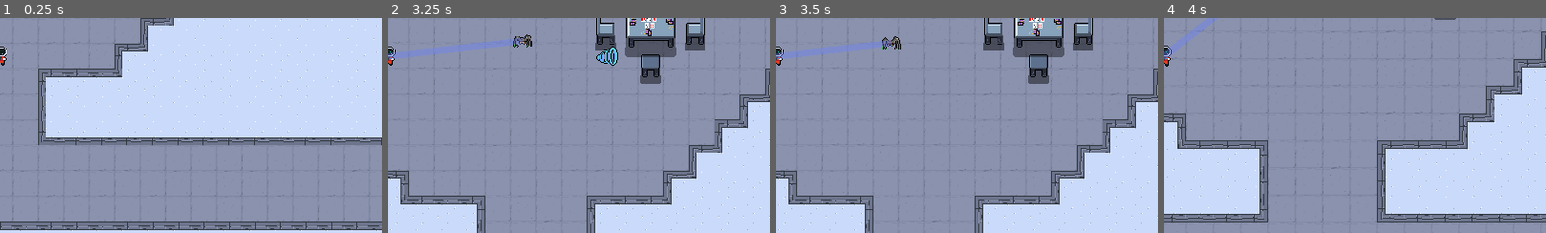
Above: before the commit, frames 1-4 (left to right).
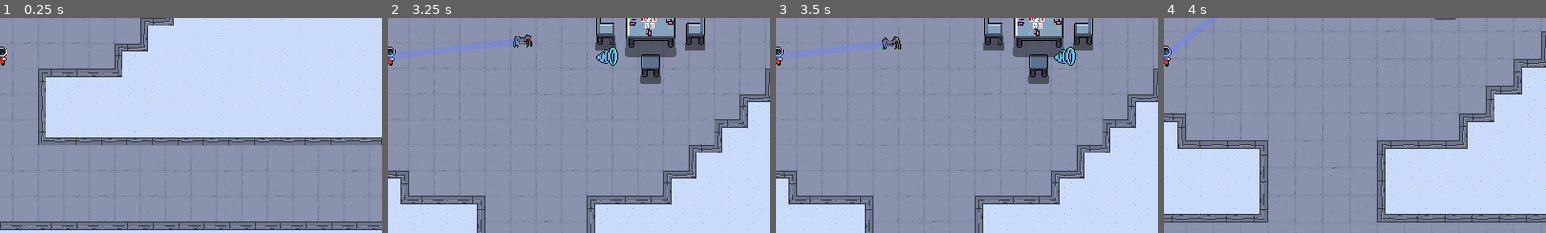
Above: after the commit, the same moments.

Repository: amr-ff-dev/moonshot-titan
Game: Godot game, scene res://levels/titan/titan.tscn
Two runs of this game, one before a commit and one after it. Both use one fixed random seed, a clock stepped at 60 frames per second and the inputs below.
Inputs (mouse positions are % of the whole screen's width and height, from its top left):
- Up to frame 1 (0.25 s): no input
- Up to frame 2 (3.25 s): tap Enter at 0.5 s; move the mouse to (45, 70) at 0.52 s; press the mouse at (45, 70) at 0.53 s; hold W (up) 0.53-2.03 s; move the mouse to (80, 65) at 1.27 s; release the mouse at (80, 65) at 1.28 s; tap Mouse wheel up (zoom_in) at 1.35 s; tap Space at 2 s; move the mouse to (20, 35) at 2.02 s; hold Mouse wheel down (zoom_out) 2.03-2.78 s; hold A (left) from 2.03 s (still down); move the mouse to (55, 50) at 2.77 s; click (55, 50) at 2.85 s
- Up to frame 3 (3.5 s): keep holding A (left)
- Up to frame 4 (4 s): move the mouse to (35, 25) at 3.52 s; release A (left) at 3.53 s; hold S (down) from 3.53 s (still down); hold Mouse wheel up (zoom_in) from 3.53 s (still down)
The pictures show only the part of the screen within x 50-100%, y 41-91%; the shares and areas given below are measured in that part.

Frames 1-2 are identical in both runs. In frame 3, 0.3% of the frame differs, in the area x 72-79%, y 13-23%; in frame 4, nothing differs.

Commit message:
#42 made hazards capture enemies on collision and disable hazard for other enemies

Diff:
--- a/moonshot-titan/characters/enemies/spider/spider.tscn
+++ b/moonshot-titan/characters/enemies/spider/spider.tscn
@@ -13,7 +13,7 @@
 
 [node name="Spider" type="KinematicBody2D"]
 collision_layer = 4
-collision_mask = 31
+collision_mask = 127
 script = ExtResource( 3 )
 __meta__ = {
 "_edit_group_": true
--- a/moonshot-titan/characters/enemies/spider/spider_recoil.gd
+++ b/moonshot-titan/characters/enemies/spider/spider_recoil.gd
@@ -19,8 +19,16 @@
 	match collision.collider.get_collision_layer():
 		Titan.CollisionLayers.HAZARD:
 			spider.change_state(SpiderDead.new())
-		Titan.CollisionLayers.OBSTACLE, Titan.CollisionLayers.WALL, Titan.CollisionLayers.ENEMY:
+			disable_hazard_for_enemies(collision.collider)
+			move_enemy_to_hazard(spider, collision.collider)
+		Titan.CollisionLayers.OBSTACLE, Titan.CollisionLayers.WALL, Titan.CollisionLayers.ENEMY, Titan.CollisionLayers.PLAYER_HAZARD:
 			idle_or_chase(spider)
+
+func move_enemy_to_hazard(spider, hazard):
+	spider.position = hazard.position
+
+func disable_hazard_for_enemies(hazard):
+	hazard.set_collision_layer(Titan.CollisionLayers.PLAYER_HAZARD)
 
 func idle_or_chase(spider):
 	if spider.get_node("PlayerDetection").get_overlapping_bodies().size() > 1:
--- a/moonshot-titan/characters/player/player.gd
+++ b/moonshot-titan/characters/player/player.gd
@@ -35,10 +35,11 @@
 func collide(collision):
 	if !collision or dead:
 		return
+	print(collision.collider.get_collision_layer())
 	match collision.collider.get_collision_layer():
 		Titan.CollisionLayers.WALL, Titan.CollisionLayers.OBSTACLE:
 			stop_collision()
-		Titan.CollisionLayers.ENEMY, Titan.CollisionLayers.HAZARD:
+		Titan.CollisionLayers.ENEMY, Titan.CollisionLayers.HAZARD, Titan.CollisionLayers.PLAYER_HAZARD:
 			die_collision()
 
 func stop_collision():
--- a/moonshot-titan/levels/crew_quarters/crew_quarters.tscn
+++ b/moonshot-titan/levels/crew_quarters/crew_quarters.tscn
@@ -56,41 +56,48 @@
 
 [node name="Player" parent="." instance=ExtResource( 12 )]
 position = Vector2( 336, 720 )
-collision_mask = 53
+collision_mask = 117
 
 [node name="Spider" parent="." instance=ExtResource( 4 )]
 position = Vector2( 480, 400 )
-collision_mask = 63
 nav_2d_path = NodePath("../../CrewQuarters/Navigation2D")
 
 [node name="Stool1" parent="." instance=ExtResource( 13 )]
+collision_layer = 64
 
 [node name="Stool2" parent="." instance=ExtResource( 13 )]
 position = Vector2( 344, 272 )
+collision_layer = 64
 
 [node name="Stool3" parent="." instance=ExtResource( 13 )]
 position = Vector2( 400, 320 )
+collision_layer = 64
 
 [node name="Stool4" parent="." instance=ExtResource( 13 )]
 position = Vector2( 464, 480 )
+collision_layer = 64
 
 [node name="Stool5" parent="." instance=ExtResource( 13 )]
 position = Vector2( 464, 576 )
+collision_layer = 64
 
 [node name="Chair1" parent="." instance=ExtResource( 10 )]
 position = Vector2( 408, 528 )
+collision_layer = 64
 
 [node name="Chair2" parent="." instance=ExtResource( 10 )]
 position = Vector2( 520, 528 )
+collision_layer = 64
 flip_horizontal = true
 
 [node name="Chair3" parent="." instance=ExtResource( 10 )]
 position = Vector2( 456, 272 )
+collision_layer = 64
 flip_horizontal = true
 
 [node name="Table" type="StaticBody2D" parent="."]
 position = Vector2( 400, 272 )
-collision_layer = 32
+collision_layer = 64
 __meta__ = {
 "_edit_group_": true
 }
@@ -104,7 +111,7 @@
 
 [node name="Table2" type="StaticBody2D" parent="."]
 position = Vector2( 464, 528 )
-collision_layer = 32
+collision_layer = 64
 __meta__ = {
 "_edit_group_": true
 }
@@ -118,31 +125,40 @@
 
 [node name="Bed1" parent="." instance=ExtResource( 14 )]
 position = Vector2( 112, 208 )
+collision_layer = 64
 
 [node name="Bed2" parent="." instance=ExtResource( 14 )]
 position = Vector2( 112, 304 )
+collision_layer = 64
 
 [node name="Bed3" parent="." instance=ExtResource( 14 )]
 position = Vector2( 112, 400 )
+collision_layer = 64
 
 [node name="Bed4" parent="." instance=ExtResource( 14 )]
 position = Vector2( 112, 496 )
+collision_layer = 64
 
 [node name="Bed5" parent="." instance=ExtResource( 14 )]
 position = Vector2( 112, 592 )
+collision_layer = 64
 
 [node name="Bed6" parent="." instance=ExtResource( 14 )]
 position = Vector2( 48, 304 )
+collision_layer = 64
 
 [node name="Bed7" parent="." instance=ExtResource( 14 )]
 position = Vector2( 48, 400 )
+collision_layer = 64
 
 [node name="Bed8" parent="." instance=ExtResource( 14 )]
 position = Vector2( 48, 496 )
+collision_layer = 64
 
 [node name="LockerRows" type="StaticBody2D" parent="."]
 position = Vector2( 320, 85 )
-collision_layer = 32
+collision_layer = 64
+collision_mask = 15
 __meta__ = {
 "_edit_group_": true
 }
--- a/moonshot-titan/levels/medical_bay/medical_bay.tscn
+++ b/moonshot-titan/levels/medical_bay/medical_bay.tscn
@@ -41,35 +41,39 @@
 
 [node name="Spider" parent="." instance=ExtResource( 2 )]
 position = Vector2( 488, 384 )
-collision_mask = 63
 nav_2d_path = NodePath("../Navigation2D")
 
 [node name="Spider2" parent="." instance=ExtResource( 2 )]
 position = Vector2( 144, 416 )
-collision_mask = 63
 nav_2d_path = NodePath("../Navigation2D")
 
 [node name="Bed" parent="." instance=ExtResource( 5 )]
 position = Vector2( 112, 296 )
+collision_layer = 64
 
 [node name="Bed2" parent="." instance=ExtResource( 5 )]
 position = Vector2( 176, 296 )
+collision_layer = 64
 
 [node name="Bed3" parent="." instance=ExtResource( 5 )]
 position = Vector2( 240, 296 )
+collision_layer = 64
 
 [node name="Bed4" parent="." instance=ExtResource( 5 )]
 position = Vector2( 464, 296 )
+collision_layer = 64
 
 [node name="Bed5" parent="." instance=ExtResource( 5 )]
 position = Vector2( 528, 296 )
+collision_layer = 64
 
 [node name="Bed6" parent="." instance=ExtResource( 5 )]
 position = Vector2( 592, 296 )
+collision_layer = 64
 
 [node name="MedicalLocker" type="KinematicBody2D" parent="."]
 position = Vector2( 200, 112 )
-collision_layer = 32
+collision_layer = 64
 __meta__ = {
 "_edit_group_": true
 }
@@ -83,7 +87,7 @@
 
 [node name="MedicalLocker2" type="KinematicBody2D" parent="."]
 position = Vector2( 232, 112 )
-collision_layer = 32
+collision_layer = 64
 __meta__ = {
 "_edit_group_": true
 }
@@ -97,7 +101,7 @@
 
 [node name="MedicalLocker3" type="KinematicBody2D" parent="."]
 position = Vector2( 400, 112 )
-collision_layer = 32
+collision_layer = 64
 __meta__ = {
 "_edit_group_": true
 }
@@ -111,7 +115,7 @@
 
 [node name="MedicalLocker4" type="KinematicBody2D" parent="."]
 position = Vector2( 432, 112 )
-collision_layer = 32
+collision_layer = 64
 __meta__ = {
 "_edit_group_": true
 }
@@ -125,7 +129,7 @@
 
 [node name="HeartMonitor" type="KinematicBody2D" parent="."]
 position = Vector2( 80, 280 )
-collision_layer = 32
+collision_layer = 64
 __meta__ = {
 "_edit_group_": true
 }
@@ -139,7 +143,7 @@
 
 [node name="HeartMonitor2" type="KinematicBody2D" parent="."]
 position = Vector2( 144, 280 )
-collision_layer = 32
+collision_layer = 64
 __meta__ = {
 "_edit_group_": true
 }
@@ -153,7 +157,7 @@
 
 [node name="HeartMonitor3" type="KinematicBody2D" parent="."]
 position = Vector2( 208, 280 )
-collision_layer = 32
+collision_layer = 64
 __meta__ = {
 "_edit_group_": true
 }
@@ -167,7 +171,7 @@
 
 [node name="HeartMonitor4" type="KinematicBody2D" parent="."]
 position = Vector2( 432, 280 )
-collision_layer = 32
+collision_layer = 64
 __meta__ = {
 "_edit_group_": true
 }
@@ -181,7 +185,7 @@
 
 [node name="HeartMonitor5" type="KinematicBody2D" parent="."]
 position = Vector2( 496, 280 )
-collision_layer = 32
+collision_layer = 64
 __meta__ = {
 "_edit_group_": true
 }
@@ -195,7 +199,7 @@
 
 [node name="HeartMonitor6" type="KinematicBody2D" parent="."]
 position = Vector2( 560, 280 )
-collision_layer = 32
+collision_layer = 64
 __meta__ = {
 "_edit_group_": true
 }
@@ -209,7 +213,7 @@
 
 [node name="DeskWithComputer" type="StaticBody2D" parent="."]
 position = Vector2( 456, 472 )
-collision_layer = 32
+collision_layer = 64
 __meta__ = {
 "_edit_group_": true
 }
@@ -222,10 +226,11 @@
 
 [node name="Stool" parent="." instance=ExtResource( 6 )]
 position = Vector2( 432, 464 )
+collision_layer = 64
 
 [node name="Bench" type="StaticBody2D" parent="."]
 position = Vector2( 112, 504 )
-collision_layer = 32
+collision_layer = 64
 __meta__ = {
 "_edit_group_": true
 }
@@ -239,7 +244,7 @@
 
 [node name="Bench2" type="StaticBody2D" parent="."]
 position = Vector2( 272, 504 )
-collision_layer = 32
+collision_layer = 64
 __meta__ = {
 "_edit_group_": true
 }
@@ -252,71 +257,71 @@
 shape = SubResource( 3 )
 
 [node name="StasisPod" type="StaticBody2D" parent="."]
-position = Vector2( 48, 424 )
+position = Vector2( 48, 408 )
 collision_layer = 16
 __meta__ = {
 "_edit_group_": true
 }
 
 [node name="Sprite" type="Sprite" parent="StasisPod"]
+position = Vector2( 0, 16 )
 texture = ExtResource( 11 )
 
 [node name="CollisionShape2D" type="CollisionShape2D" parent="StasisPod"]
-position = Vector2( 0, -16 )
 shape = SubResource( 4 )
 
 [node name="StasisPod2" type="StaticBody2D" parent="."]
-position = Vector2( 160, 600 )
+position = Vector2( 160, 584 )
 collision_layer = 16
 __meta__ = {
 "_edit_group_": true
 }
 
 [node name="Sprite" type="Sprite" parent="StasisPod2"]
+position = Vector2( 0, 16 )
 texture = ExtResource( 11 )
 
 [node name="CollisionShape2D" type="CollisionShape2D" parent="StasisPod2"]
-position = Vector2( 0, -16 )
 shape = SubResource( 4 )
 
 [node name="StasisPod3" type="StaticBody2D" parent="."]
-position = Vector2( 280, 648 )
+position = Vector2( 280, 632 )
 collision_layer = 16
 __meta__ = {
 "_edit_group_": true
 }
 
 [node name="Sprite" type="Sprite" parent="StasisPod3"]
+position = Vector2( 0, 16 )
 texture = ExtResource( 11 )
 
 [node name="CollisionShape2D" type="CollisionShape2D" parent="StasisPod3"]
-position = Vector2( 0, -16 )
 shape = SubResource( 4 )
 
 [node name="StasisPod4" type="StaticBody2D" parent="."]
-position = Vector2( 384, 648 )
+position = Vector2( 384, 632 )
 collision_layer = 16
 __meta__ = {
 "_edit_group_": true
 }
 
 [node name="Sprite" type="Sprite" parent="StasisPod4"]
+position = Vector2( 0, 16 )
 texture = ExtResource( 11 )
 
 [node name="CollisionShape2D" type="CollisionShape2D" parent="StasisPod4"]
-position = Vector2( 0, -16 )
 shape = SubResource( 4 )
 
 [node name="StasisPod5" type="StaticBody2D" parent="."]
-position = Vector2( 512, 584 )
+position = Vector2( 512, 568 )
 collision_layer = 16
 __meta__ = {
 "_edit_group_": true
 }
 
 [node name="Sprite" type="Sprite" parent="StasisPod5"]
+position = Vector2( 0, 16 )
 texture = ExtResource( 11 )
 
 [node name="CollisionShape2D" type="CollisionShape2D" parent="StasisPod5"]
-position = Vector2( 0, -16 )
-shape = SubResource( 4 )
+shape = SubResource( 4 )
--- a/moonshot-titan/levels/titan/titan.gd
+++ b/moonshot-titan/levels/titan/titan.gd
@@ -8,5 +8,6 @@
 	ENEMY = 4,
 	PROJECTILE = 8,
 	HAZARD = 16,
-	OBSTACLE = 32,
+	PLAYER_HAZARD = 32,
+	OBSTACLE = 64,
 }
--- a/moonshot-titan/project.godot
+++ b/moonshot-titan/project.godot
@@ -115,7 +115,8 @@
 2d_physics/layer_3="ENEMY"
 2d_physics/layer_4="PROJECTILE"
 2d_physics/layer_5="HAZARD"
-2d_physics/layer_6="OBSTACLE"
+2d_physics/layer_6="PLAYER_HAZARD"
+2d_physics/layer_7="OBSTACLE"
 
 [physics]
 
Binary file changed: moonshot-titan/models/obstacles/stasis_chamber_empty.png
